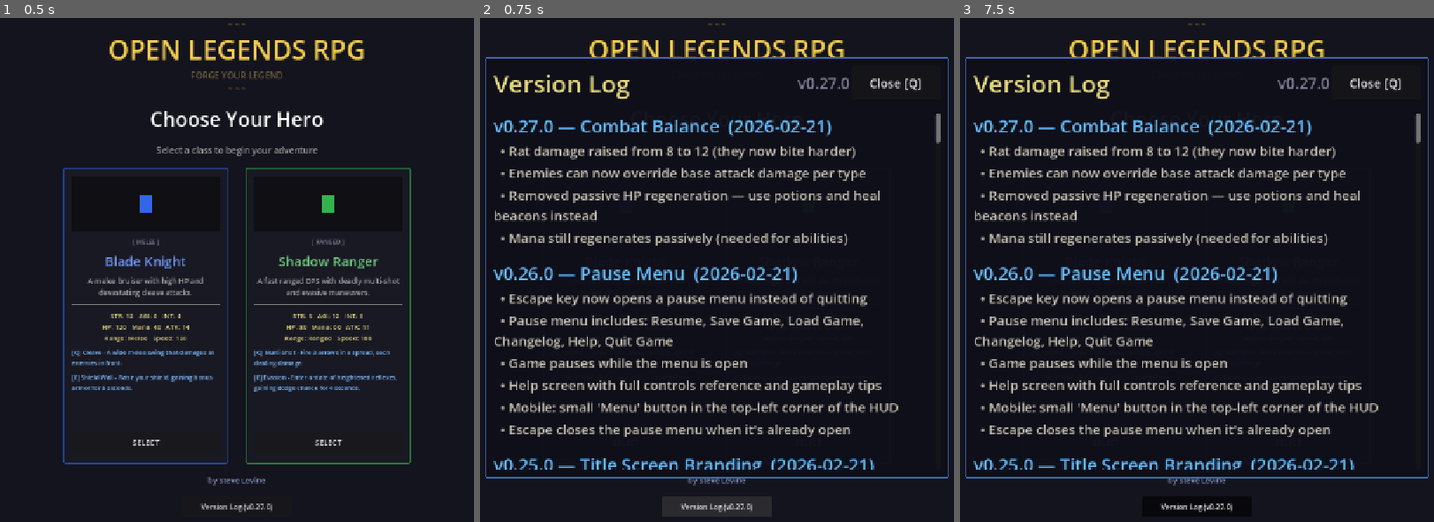
Above: before the commit, frames 1-3 (left to right).
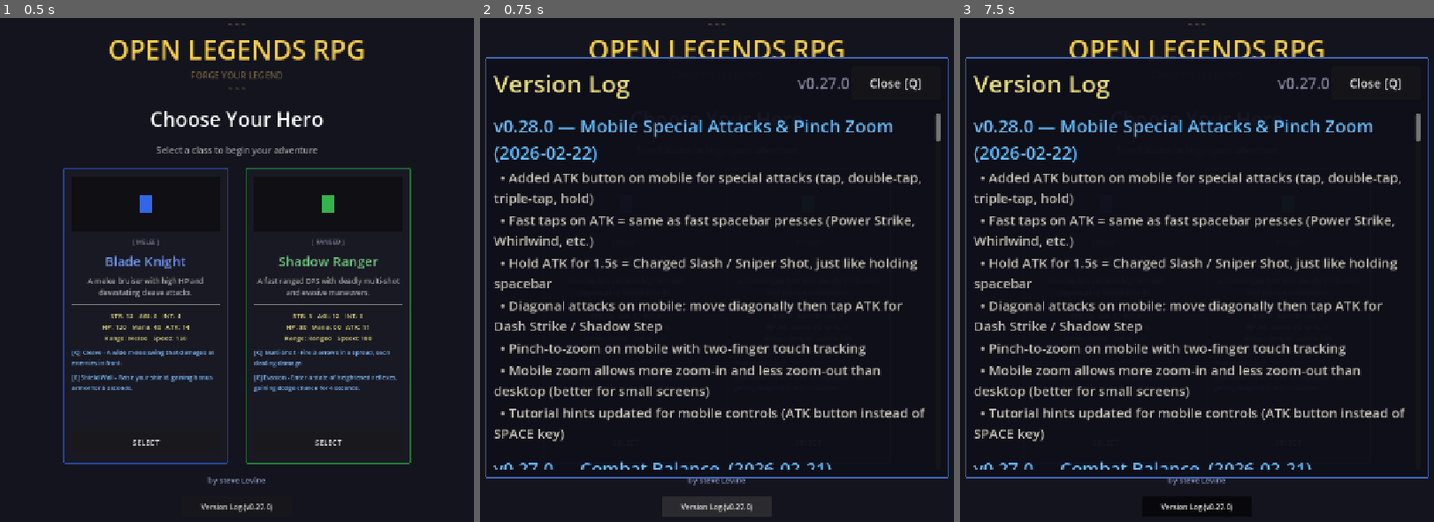
Above: after the commit, the same moments.

Repository: slxny/legends-open-rpg
Game: Godot game, scene res://scenes/main.tscn
Two runs of this game, one before a commit and one after it. Both use one fixed random seed, a clock stepped at 60 frames per second and the inputs below.
Inputs (mouse positions are in pixels of both pictures, inside the frame that each line leads up to):
- Up to frame 1 (0.5 s): no input
- Up to frame 2 (0.75 s): click "Version Log (v0.27.0)" at 0.5 s
- Up to frame 3 (7.5 s): click "SELECT" at 1.25 s; click "SELECT" at 2 s; tap Enter at 2.75, 4.25, 5.75 s; move the mouse to (1353, 239) at 2.77 s; hold D (move_right) 2.78-3.5 s; hold Space (attack) 2.78-3.5 s; click (1353, 239) at 2.92 s; drag from (1054, 295) to (1163, 375) at 3.52 s; move the mouse to (1268, 149) at 4.27 s; hold D (move_right) 4.28-5 s; hold E (ability_2) 4.28-5 s; click (1268, 149) at 4.42 s; tap Space (attack) at 4.55, 5 s; drag from (1163, 375) to (983, 189) at 5.02 s; move the mouse to (1410, 345) at 5.77 s; hold A (move_left) 5.78-6.5 s; hold Space (attack) 5.78-6.5 s; tap F (interact) at 5.85 s; click (1410, 345) at 5.92 s; drag from (983, 189) to (1092, 133) at 6.52 s; move the mouse to (1230, 270) at 7.27 s; hold S (move_down) from 7.28 s (still down); hold Space (attack) from 7.28 s (still down); tap 2 at 7.35 s; click (1230, 270) at 7.42 s

Frame 1 is identical in both runs. In frame 2, 18% of the frame differs, in the area x 2-98%, y 20-90%; in frame 3, 18%.

Commit message:
Add mobile special attacks (ATK button), diagonal attacks, and pinch-to-zoom
- ATK button on mobile: tap/double-tap/triple-tap/hold maps to spacebar
  for all special attacks (Power Strike, Whirlwind, Charged Slash, etc.)
- Diagonal attacks on mobile: moving diagonally via click-to-move + ATK
  triggers Dash Strike / Shadow Step (velocity-based direction detection)
- Two-finger pinch-to-zoom with explicit touch tracking for mobile
- Mobile-specific zoom limits: more zoom-in (7x vs 5x), less zoom-out
  (2.5x vs 1.5x) since mobile screens are smaller
- Tutorial hints updated to show ATK button instead of SPACE key on mobile
- Changelog entry for v0.28.0

https://claude.ai/code/session_01MFZipoDZ2LQBcj68m1LqVh

Diff:
--- a/scenes/player/player.gd
+++ b/scenes/player/player.gd
@@ -127,6 +127,17 @@
 enum SpecialAttack { NONE, POWER_STRIKE, WHIRLWIND, CHARGED_SLASH, DASH_STRIKE,
 	PIERCING_SHOT, ARROW_RAIN, SNIPER_SHOT, SHADOW_STEP }
 
+# Mobile controls
+var _is_mobile: bool = false
+var _mobile_attack_held: bool = false   # True while mobile attack button is held
+var _mobile_atk_canvas: CanvasLayer = null
+var _mobile_atk_btn: Button = null
+# Two-finger pinch-to-zoom tracking
+var _touch_points: Dictionary = {}      # touch index -> screen position
+var _pinch_prev_distance: float = 0.0   # Previous distance between two fingers
+const ZOOM_MIN_MOBILE := Vector2(2.5, 2.5)  # Less zoom-out on mobile (screen is small)
+const ZOOM_MAX_MOBILE := Vector2(7.0, 7.0)  # More zoom-in on mobile
+
 func _ready() -> void:
 	add_to_group("player")
 	hero_class = GameManager.current_hero_class
@@ -224,6 +235,12 @@
 	# Register fog of war update trigger
 	_register_fog_trigger()
 
+	# Mobile detection and attack button setup
+	var vp_size = get_viewport().get_visible_rect().size
+	_is_mobile = vp_size.x < 700 or (vp_size.x < vp_size.y)
+	if _is_mobile:
+		_create_mobile_attack_button()
+
 ## Public API for external systems (e.g. minimap click) to move the player.
 func move_to(world_pos: Vector2) -> void:
 	_move_target = world_pos
@@ -326,10 +343,14 @@
 				Input.get_axis("move_left", "move_right"),
 				Input.get_axis("move_up", "move_down")
 			)
+			# On mobile, consider click-to-move velocity as movement input
+			var is_moving = move_input.length() > 0.25
+			if not is_moving and _is_mobile and velocity.length() > 30.0:
+				is_moving = true
 			var is_ranged = hero_class == "shadow_ranger"
 			if taps >= 3:
 				_try_special_attack(SpecialAttack.ARROW_RAIN if is_ranged else SpecialAttack.WHIRLWIND)
-			elif taps >= 2 and move_input.length() > 0.25:
+			elif taps >= 2 and is_moving:
 				_try_special_attack(SpecialAttack.PIERCING_SHOT if is_ranged else SpecialAttack.POWER_STRIKE)
 			else:
 				# Single tap, or double-tap without direction = normal attack
@@ -342,8 +363,9 @@
 			_is_chopping_tree = false
 
 	# --- Hold-to-attack: only after tap sequence resolved ---
+	var attack_held = Input.is_action_pressed("attack") or _mobile_attack_held
 	if not _is_paralyzed and _tap_resolved:
-		if Input.is_action_pressed("attack"):
+		if attack_held:
 			if _is_chopping_tree:
 				# In chopping mode: just keep chopping, no charge/specials
 				_charge_time = 0.0
@@ -502,19 +524,52 @@
 const ZOOM_MAX := Vector2(5.0, 5.0)
 const ZOOM_STEP := 0.25
 
+func _get_zoom_min() -> Vector2:
+	return ZOOM_MIN_MOBILE if _is_mobile else ZOOM_MIN
+
+func _get_zoom_max() -> Vector2:
+	return ZOOM_MAX_MOBILE if _is_mobile else ZOOM_MAX
+
 func _unhandled_input(event: InputEvent) -> void:
+	var z_min = _get_zoom_min()
+	var z_max = _get_zoom_max()
+
+	# Two-finger pinch-to-zoom via touch tracking (mobile)
+	if event is InputEventScreenTouch:
+		if event.pressed:
+			_touch_points[event.index] = event.position
+		else:
+			_touch_points.erase(event.index)
+			_pinch_prev_distance = 0.0
+		if _touch_points.size() == 2:
+			var keys = _touch_points.keys()
+			_pinch_prev_distance = (_touch_points[keys[0]] as Vector2).distance_to(_touch_points[keys[1]])
+	if event is InputEventScreenDrag:
+		if event.index in _touch_points:
+			_touch_points[event.index] = event.position
+		if _touch_points.size() >= 2 and _pinch_prev_distance > 0.0:
+			var keys = _touch_points.keys()
+			var p1 = _touch_points[keys[0]] as Vector2
+			var p2 = _touch_points[keys[1]] as Vector2
+			var dist = p1.distance_to(p2)
+			if dist > 10.0:  # Avoid jitter from near-zero distances
+				var factor = dist / _pinch_prev_distance
+				camera.zoom = (camera.zoom * factor).clamp(z_min, z_max)
+				_pinch_prev_distance = dist
+			return
+
 	if event is InputEventMagnifyGesture:
 		# Trackpad pinch: factor > 1 = pinch out (zoom in), < 1 = pinch in (zoom out)
-		var new_zoom = (camera.zoom * event.factor).clamp(ZOOM_MIN, ZOOM_MAX)
+		var new_zoom = (camera.zoom * event.factor).clamp(z_min, z_max)
 		camera.zoom = new_zoom
 		return
 
 	if event is InputEventMouseButton and event.pressed:
 		if event.button_index == MOUSE_BUTTON_WHEEL_UP:
-			camera.zoom = (camera.zoom + Vector2(ZOOM_STEP, ZOOM_STEP)).clamp(ZOOM_MIN, ZOOM_MAX)
+			camera.zoom = (camera.zoom + Vector2(ZOOM_STEP, ZOOM_STEP)).clamp(z_min, z_max)
 			return
 		elif event.button_index == MOUSE_BUTTON_WHEEL_DOWN:
-			camera.zoom = (camera.zoom - Vector2(ZOOM_STEP, ZOOM_STEP)).clamp(ZOOM_MIN, ZOOM_MAX)
+			camera.zoom = (camera.zoom - Vector2(ZOOM_STEP, ZOOM_STEP)).clamp(z_min, z_max)
 			return
 
 		if event.button_index == MOUSE_BUTTON_LEFT or event.button_index == MOUSE_BUTTON_RIGHT:
@@ -624,7 +679,12 @@
 	_set_facing(attack_dir)
 
 	# Diagonal keys + attack = dash strike / shadow step
-	if abs(input_raw.x) > 0.3 and abs(input_raw.y) > 0.3:
+	# On mobile, check if actively moving diagonally via click-to-move
+	var is_diagonal = abs(input_raw.x) > 0.3 and abs(input_raw.y) > 0.3
+	if not is_diagonal and _is_mobile and velocity.length() > 30.0:
+		var vel_norm = velocity.normalized()
+		is_diagonal = abs(vel_norm.x) > 0.3 and abs(vel_norm.y) > 0.3
+	if is_diagonal:
 		if hero_class == "shadow_ranger":
 			_execute_shadow_step(attack_dir)
 		else:
@@ -1478,6 +1538,63 @@
 		_charge_sfx_player.queue_free()
 		_charge_sfx_player = null
 
+# --- Mobile Attack Button ---
+
+func _create_mobile_attack_button() -> void:
+	_mobile_atk_canvas = CanvasLayer.new()
+	_mobile_atk_canvas.layer = 10  # Above HUD
+	add_child(_mobile_atk_canvas)
+
+	var vp_size = get_viewport().get_visible_rect().size
+	var is_landscape = vp_size.x > vp_size.y
+	var btn_size = 120 if is_landscape else 180
+
+	_mobile_atk_btn = Button.new()
+	_mobile_atk_btn.text = "ATK"
+	_mobile_atk_btn.custom_minimum_size = Vector2(btn_size, btn_size)
+	_mobile_atk_btn.size = Vector2(btn_size, btn_size)
+	# Position: lower-right, above the HUD bottom panel
+	var margin_right = 30 if is_landscape else 40
+	var margin_bottom = 240 if is_landscape else 420
+	_mobile_atk_btn.position = Vector2(vp_size.x - btn_size - margin_right, vp_size.y - btn_size - margin_bottom)
+	_mobile_atk_btn.modulate = Color(1.0, 1.0, 1.0, 0.8)
+
+	# Style: dark background with gold border for SC:BW feel
+	var style_normal = StyleBoxFlat.new()
+	style_normal.bg_color = Color(0.15, 0.12, 0.08, 0.85)
+	style_normal.border_color = Color(0.7, 0.55, 0.2, 0.9)
+	style_normal.set_border_width_all(3)
+	style_normal.set_corner_radius_all(btn_size / 2)  # Circular
+	style_normal.set_content_margin_all(8)
+	_mobile_atk_btn.add_theme_stylebox_override("normal", style_normal)
+
+	var style_pressed = style_normal.duplicate()
+	style_pressed.bg_color = Color(0.4, 0.3, 0.1, 0.95)
+	style_pressed.border_color = Color(1.0, 0.85, 0.3, 1.0)
+	_mobile_atk_btn.add_theme_stylebox_override("pressed", style_pressed)
+
+	var style_hover = style_normal.duplicate()
+	_mobile_atk_btn.add_theme_stylebox_override("hover", style_hover)
+
+	_mobile_atk_btn.add_theme_font_size_override("font_size", 36 if is_landscape else 52)
+	_mobile_atk_btn.add_theme_color_override("font_color", Color(0.95, 0.85, 0.5))
+	_mobile_atk_btn.add_theme_color_override("font_pressed_color", Color(1.0, 1.0, 0.7))
+
+	_mobile_atk_btn.button_down.connect(_on_mobile_attack_pressed)
+	_mobile_atk_btn.button_up.connect(_on_mobile_attack_released)
+	_mobile_atk_canvas.add_child(_mobile_atk_btn)
+
+func _on_mobile_attack_pressed() -> void:
+	# Count as a tap (same as spacebar press) for special attack detection
+	if not _is_paralyzed:
+		_tap_count += 1
+		_tap_resolve_timer = TAP_RESOLVE_TIME
+		_tap_resolved = false
+	_mobile_attack_held = true
+
+func _on_mobile_attack_released() -> void:
+	_mobile_attack_held = false
+
 func _get_world_mouse_pos() -> Vector2:
 	# Use the viewport's canvas transform so the result matches what is
 	# visually on screen, even when camera position_smoothing is active.
--- a/scenes/ui/changelog_dialog.gd
+++ b/scenes/ui/changelog_dialog.gd
@@ -12,6 +12,20 @@
 const GAME_VERSION := "v0.27.0"
 
 const CHANGELOG: Array[Dictionary] = [
+	{
+		"version": "v0.28.0",
+		"title": "Mobile Special Attacks & Pinch Zoom",
+		"date": "2026-02-22",
+		"entries": [
+			"Added ATK button on mobile for special attacks (tap, double-tap, triple-tap, hold)",
+			"Fast taps on ATK = same as fast spacebar presses (Power Strike, Whirlwind, etc.)",
+			"Hold ATK for 1.5s = Charged Slash / Sniper Shot, just like holding spacebar",
+			"Diagonal attacks on mobile: move diagonally then tap ATK for Dash Strike / Shadow Step",
+			"Pinch-to-zoom on mobile with two-finger touch tracking",
+			"Mobile zoom allows more zoom-in and less zoom-out than desktop (better for small screens)",
+			"Tutorial hints updated for mobile controls (ATK button instead of SPACE key)",
+		]
+	},
 	{
 		"version": "v0.27.0",
 		"title": "Combat Balance",
--- a/scenes/ui/hud.gd
+++ b/scenes/ui/hud.gd
@@ -481,56 +481,110 @@
 
 	var is_ranged = _player and _player.hero_class == "shadow_ranger"
 
-	_hint_queue = [
-		{
-			"delay": 4.0,
-			"text": "[color=#f0d866]TIP:[/color]  Press [color=#66ccff][b]Q[/b][/color] for [color=#f0d866]%s[/color]  and  [color=#66ccff][b]E[/b][/color] for [color=#f0d866]%s[/color]" % [ab1_name, ab2_name],
-		},
-	]
+	if _is_mobile:
+		_hint_queue = [
+			{
+				"delay": 4.0,
+				"text": "[color=#f0d866]TIP:[/color]  Tap [color=#66ccff][b]Q[/b][/color] for [color=#f0d866]%s[/color]  and  [color=#66ccff][b]E[/b][/color] for [color=#f0d866]%s[/color]" % [ab1_name, ab2_name],
+			},
+		]
+	else:
+		_hint_queue = [
+			{
+				"delay": 4.0,
+				"text": "[color=#f0d866]TIP:[/color]  Press [color=#66ccff][b]Q[/b][/color] for [color=#f0d866]%s[/color]  and  [color=#66ccff][b]E[/b][/color] for [color=#f0d866]%s[/color]" % [ab1_name, ab2_name],
+			},
+		]
 
 	if is_ranged:
-		_hint_queue.append_array([
-			{
-				"delay": 18.0,
-				"text": "[color=#f0d866]TIP:[/color]  [color=#ff9966][b]Double-tap SPACE[/b][/color] while moving for a [color=#ffcc44]Piercing Shot[/color] — arrow passes through all enemies!",
-			},
-			{
-				"delay": 18.0,
-				"text": "[color=#f0d866]TIP:[/color]  [color=#6699ff][b]Triple-tap SPACE[/b][/color] for [color=#6699ff]Arrow Rain[/color] — arrows rain down on a target area!",
-			},
-			{
-				"delay": 18.0,
-				"text": "[color=#f0d866]TIP:[/color]  [color=#ffdd55][b]Hold SPACE 1.5s[/b][/color] then release for a [color=#ffcc44]Sniper Shot[/color] — long-range precision hit!",
-			},
-			{
-				"delay": 18.0,
-				"text": "[color=#f0d866]TIP:[/color]  [color=#66eebb][b]Diagonal keys + SPACE[/b][/color] for a [color=#66eebb]Shadow Step[/color] — dodge back and fire a spread!",
-			},
-		])
-	else:
-		_hint_queue.append_array([
-			{
-				"delay": 18.0,
-				"text": "[color=#f0d866]TIP:[/color]  [color=#ff9966][b]Double-tap SPACE[/b][/color] while moving for a [color=#ffcc44]Power Strike[/color] — heavy single-target hit!",
-			},
-			{
-				"delay": 18.0,
-				"text": "[color=#f0d866]TIP:[/color]  [color=#cc88ff][b]Triple-tap SPACE[/b][/color] for a [color=#cc88ff]Whirlwind[/color] — spin attack hitting all nearby enemies!",
-			},
-			{
-				"delay": 18.0,
-				"text": "[color=#f0d866]TIP:[/color]  [color=#ffdd55][b]Hold SPACE 1.5s[/b][/color] then release for a [color=#ffcc44]Charged Slash[/color] — dash through enemies!",
-			},
-			{
-				"delay": 18.0,
-				"text": "[color=#f0d866]TIP:[/color]  [color=#66eeff][b]Diagonal keys + SPACE[/b][/color] for a [color=#66eeff]Dash Strike[/color] — quick dash through foes!",
-			},
-		])
-
-	_hint_queue.append({
-		"delay": 18.0,
-		"text": "[color=#f0d866]TIP:[/color]  [color=#aaaaaa][b]Left-click[/b][/color] enemies to auto-attack  |  [color=#aaaaaa][b]Right-click[/b][/color] your hero for stats",
-	})
+		if _is_mobile:
+			_hint_queue.append_array([
+				{
+					"delay": 18.0,
+					"text": "[color=#f0d866]TIP:[/color]  [color=#ff9966][b]Double-tap ATK[/b][/color] while moving for a [color=#ffcc44]Piercing Shot[/color] — arrow passes through all enemies!",
+				},
+				{
+					"delay": 18.0,
+					"text": "[color=#f0d866]TIP:[/color]  [color=#6699ff][b]Triple-tap ATK[/b][/color] for [color=#6699ff]Arrow Rain[/color] — arrows rain down on a target area!",
+				},
+				{
+					"delay": 18.0,
+					"text": "[color=#f0d866]TIP:[/color]  [color=#ffdd55][b]Hold ATK 1.5s[/b][/color] then release for a [color=#ffcc44]Sniper Shot[/color] — long-range precision hit!",
+				},
+				{
+					"delay": 18.0,
+					"text": "[color=#f0d866]TIP:[/color]  [color=#66eebb][b]Move diagonally + tap ATK[/b][/color] for a [color=#66eebb]Shadow Step[/color] — dodge back and fire a spread!",
+				},
+			])
+		else:
+			_hint_queue.append_array([
+				{
+					"delay": 18.0,
+					"text": "[color=#f0d866]TIP:[/color]  [color=#ff9966][b]Double-tap SPACE[/b][/color] while moving for a [color=#ffcc44]Piercing Shot[/color] — arrow passes through all enemies!",
+				},
+				{
+					"delay": 18.0,
+					"text": "[color=#f0d866]TIP:[/color]  [color=#6699ff][b]Triple-tap SPACE[/b][/color] for [color=#6699ff]Arrow Rain[/color] — arrows rain down on a target area!",
+				},
+				{
+					"delay": 18.0,
+					"text": "[color=#f0d866]TIP:[/color]  [color=#ffdd55][b]Hold SPACE 1.5s[/b][/color] then release for a [color=#ffcc44]Sniper Shot[/color] — long-range precision hit!",
+				},
+				{
+					"delay": 18.0,
+					"text": "[color=#f0d866]TIP:[/color]  [color=#66eebb][b]Diagonal keys + SPACE[/b][/color] for a [color=#66eebb]Shadow Step[/color] — dodge back and fire a spread!",
+				},
+			])
+	else:
+		if _is_mobile:
+			_hint_queue.append_array([
+				{
+					"delay": 18.0,
+					"text": "[color=#f0d866]TIP:[/color]  [color=#ff9966][b]Double-tap ATK[/b][/color] while moving for a [color=#ffcc44]Power Strike[/color] — heavy single-target hit!",
+				},
+				{
+					"delay": 18.0,
+					"text": "[color=#f0d866]TIP:[/color]  [color=#cc88ff][b]Triple-tap ATK[/b][/color] for a [color=#cc88ff]Whirlwind[/color] — spin attack hitting all nearby enemies!",
+				},
+				{
+					"delay": 18.0,
+					"text": "[color=#f0d866]TIP:[/color]  [color=#ffdd55][b]Hold ATK 1.5s[/b][/color] then release for a [color=#ffcc44]Charged Slash[/color] — dash through enemies!",
+				},
+				{
+					"delay": 18.0,
+					"text": "[color=#f0d866]TIP:[/color]  [color=#66eeff][b]Move diagonally + tap ATK[/b][/color] for a [color=#66eeff]Dash Strike[/color] — quick dash through foes!",
+				},
+			])
+		else:
+			_hint_queue.append_array([
+				{
+					"delay": 18.0,
+					"text": "[color=#f0d866]TIP:[/color]  [color=#ff9966][b]Double-tap SPACE[/b][/color] while moving for a [color=#ffcc44]Power Strike[/color] — heavy single-target hit!",
+				},
+				{
+					"delay": 18.0,
+					"text": "[color=#f0d866]TIP:[/color]  [color=#cc88ff][b]Triple-tap SPACE[/b][/color] for a [color=#cc88ff]Whirlwind[/color] — spin attack hitting all nearby enemies!",
+				},
+				{
+					"delay": 18.0,
+					"text": "[color=#f0d866]TIP:[/color]  [color=#ffdd55][b]Hold SPACE 1.5s[/b][/color] then release for a [color=#ffcc44]Charged Slash[/color] — dash through enemies!",
+				},
+				{
+					"delay": 18.0,
+					"text": "[color=#f0d866]TIP:[/color]  [color=#66eeff][b]Diagonal keys + SPACE[/b][/color] for a [color=#66eeff]Dash Strike[/color] — quick dash through foes!",
+				},
+			])
+
+	if _is_mobile:
+		_hint_queue.append({
+			"delay": 18.0,
+			"text": "[color=#f0d866]TIP:[/color]  [color=#aaaaaa][b]Tap[/b][/color] enemies to auto-attack  |  [color=#aaaaaa][b]Pinch[/b][/color] to zoom in/out",
+		})
+	else:
+		_hint_queue.append({
+			"delay": 18.0,
+			"text": "[color=#f0d866]TIP:[/color]  [color=#aaaaaa][b]Left-click[/b][/color] enemies to auto-attack  |  [color=#aaaaaa][b]Right-click[/b][/color] your hero for stats",
+		})
 
 	# Start the first hint after its delay
 	if _hint_queue.size() > 0:
